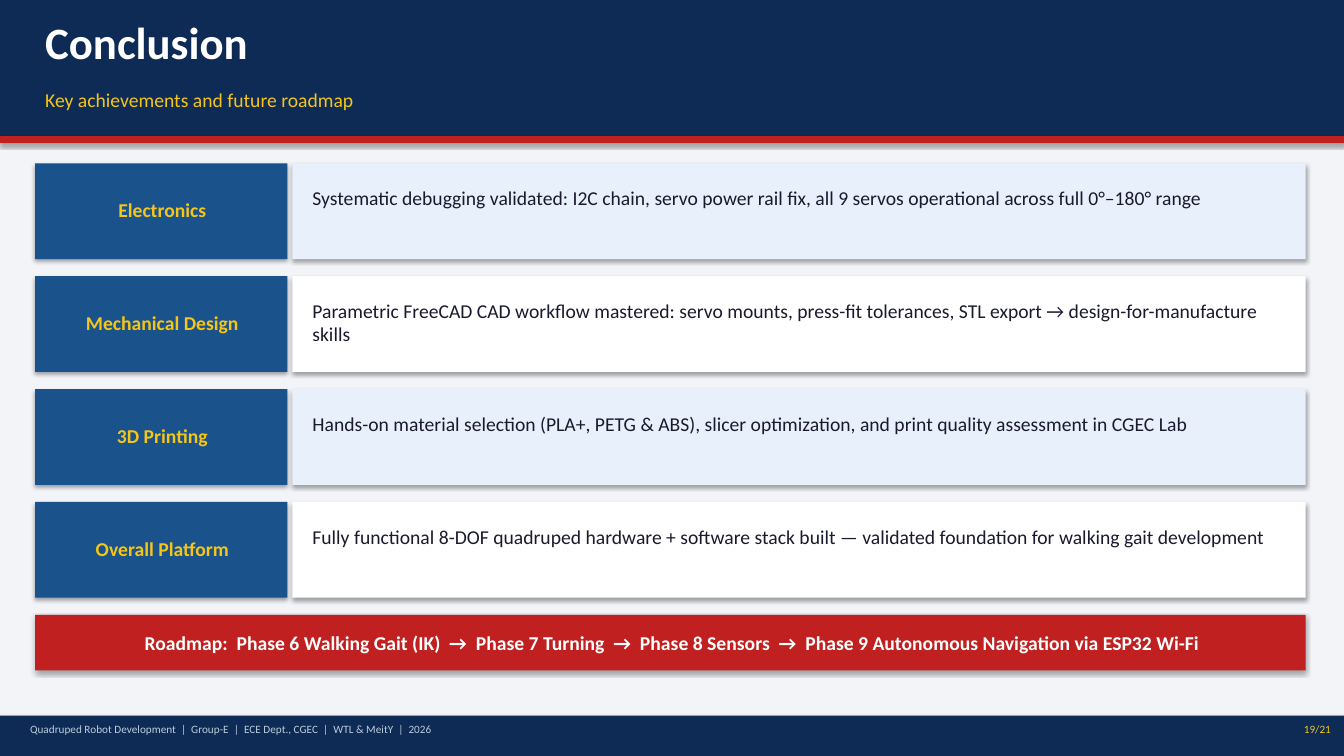
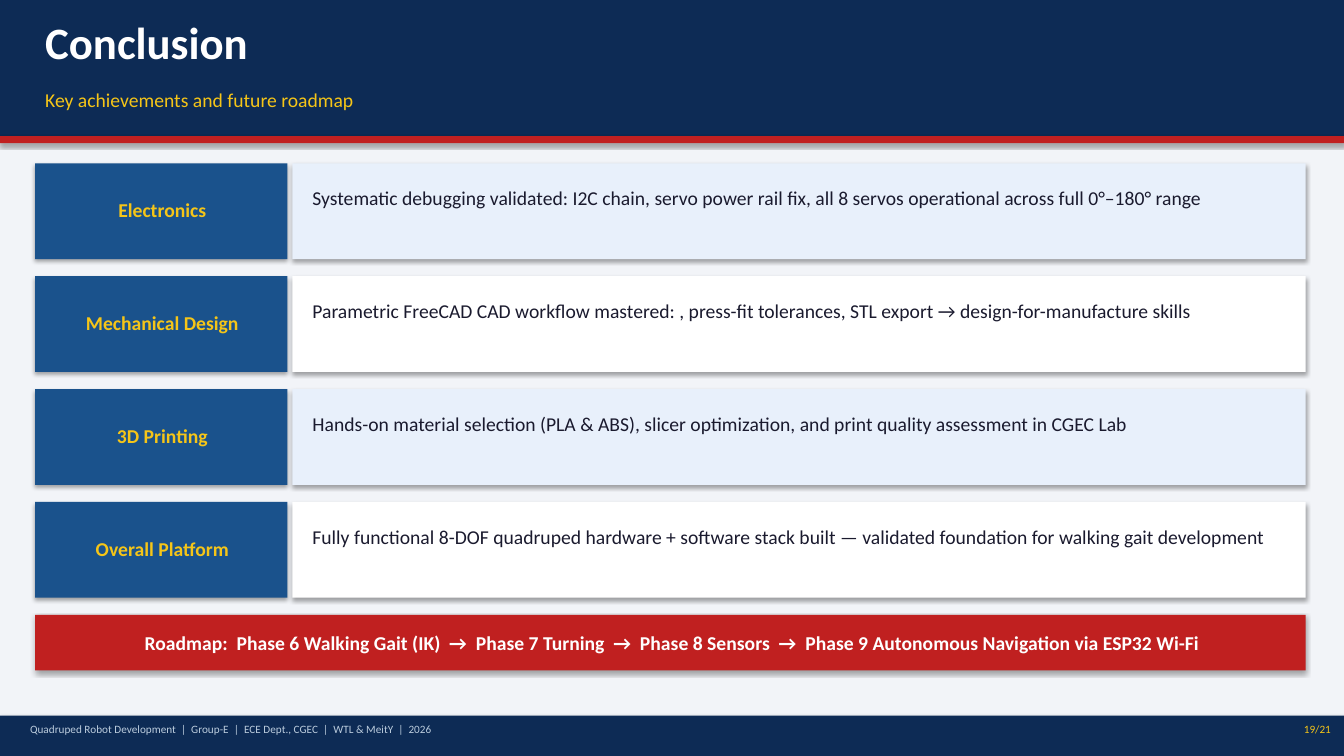
Before and after one commit to Biraj2004/3D-QuadrupedBot-Report, a slide deck: slide 19 of Quadruped_Robot_Presentation.pptx. Drawn at 1344x756 pixels with LibreOffice and Linux fonts; fonts in the diff are those of the drawing. Boxes give left, top, right and bottom in pixels: in the first picture for what was removed or moved away, otherwise in the second. Text is boxed around its words. In the diff, an @@ line names an element or a change of style, - is before the commit and + after.

Commit message:
fix(3D_REPORT): correct material specifications and remove head rotation references
- Change PLA+ references to PLA for core structural components
- Change PETG references to ABS for leg components and engineering filaments
- Remove CH8 head servo channel from servo mapping and wiring diagram
- Remove head rotation DOF reference from project objectives
- Remove head servo mount from core plate specifications
- Update robot top-view diagram to remove head servo positioning
- Correct spacing and formatting inconsistencies throughout document
- Align material specifications with actual fabrication approach

```diff
--- a/Quadruped_Robot_Presentation.pptx
+++ b/Quadruped_Robot_Presentation.pptx
@@ text at [312,191,1201,209]: text changed @@
-Systematic debugging validated: I2C chain, servo power rail fix, all 9 servos operational across full 0°–180° range
+Systematic debugging validated: I2C chain, servo power rail fix, all 8 servos operational across full 0°–180° range
@@ text at [312,304,1191,322]: text changed @@
-Parametric FreeCAD CAD workflow mastered: servo mounts, press-fit tolerances, STL export → design-for-manufacture skills
+Parametric FreeCAD CAD workflow mastered: , press-fit tolerances, STL export → design-for-manufacture skills
@@ text at [312,417,1127,434]: text changed @@
-Hands-on material selection (PLA+, PETG & ABS), slicer optimization, and print quality assessment in CGEC Lab
+Hands-on material selection (PLA & ABS), slicer optimization, and print quality assessment in CGEC Lab
```
Also in this commit, not shown: 13 other slides changed, 1 other file.
